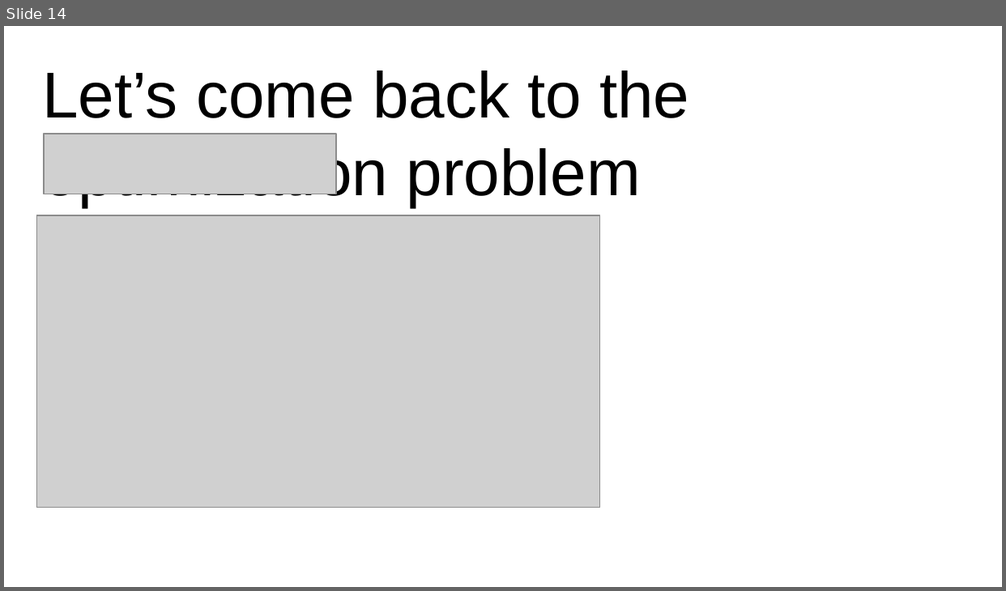
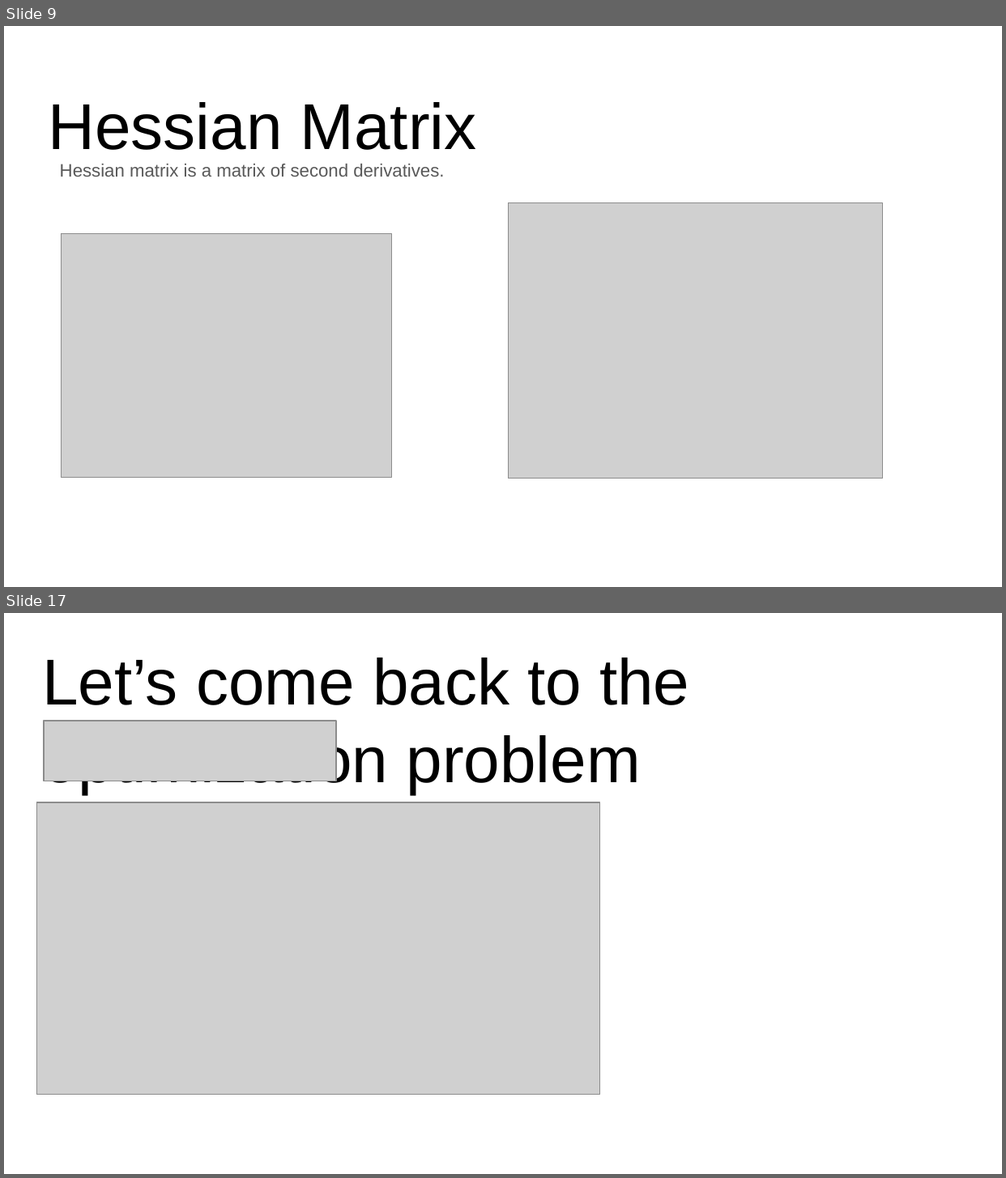
Before and after one commit to ankur6ue/deep-learning-course, a slide deck: Module 1/class_1.3/deep_learning_course_class_1.3.pptx. Shown one above the other, each under a label of ours: slide 14 before the commit, slides 9 and 17 after it; the slides between them are not shown. The pictures are 1006x591 and 1006x1178 pixels, drawn with LibreOffice and Linux fonts; fonts in the diff are those of the drawing; grey boxes stand for pictures. Boxes give left, top, right and bottom in pixels: in the first picture for what was removed or moved away, otherwise in the second. Text is boxed around its words. In the diff, an @@ line names an element or a change of style, - is before the commit and + after.

```diff
--- a/Module 1/class_1.3/deep_learning_course_class_1.3.pptx
+++ b/Module 1/class_1.3/deep_learning_course_class_1.3.pptx
@@ slide 9 added at [4, 26, 1002, 587], background #FFFFFF @@
@@ title added at [48, 102, 477, 150], 46.8 pt, text #000000 @@
+Hessian Matrix
@@ text added at [60, 164, 444, 177], 13 pt, text #595959 @@
+Hessian matrix is a matrix of second derivatives.
@@ picture added at [508, 203, 882, 479] @@
@@ picture added at [61, 233, 392, 478] @@
@@ what was slide 14 is now slide 17 @@
```
Also in this commit, not shown: 9 slides changed, 3 other slides added, 1 slide removed, 1 other file.
